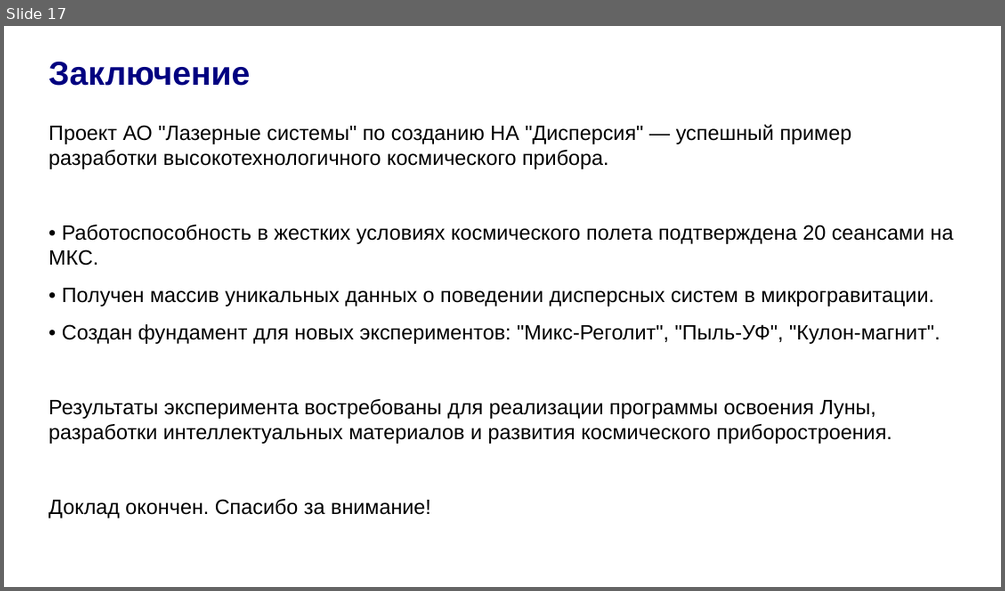
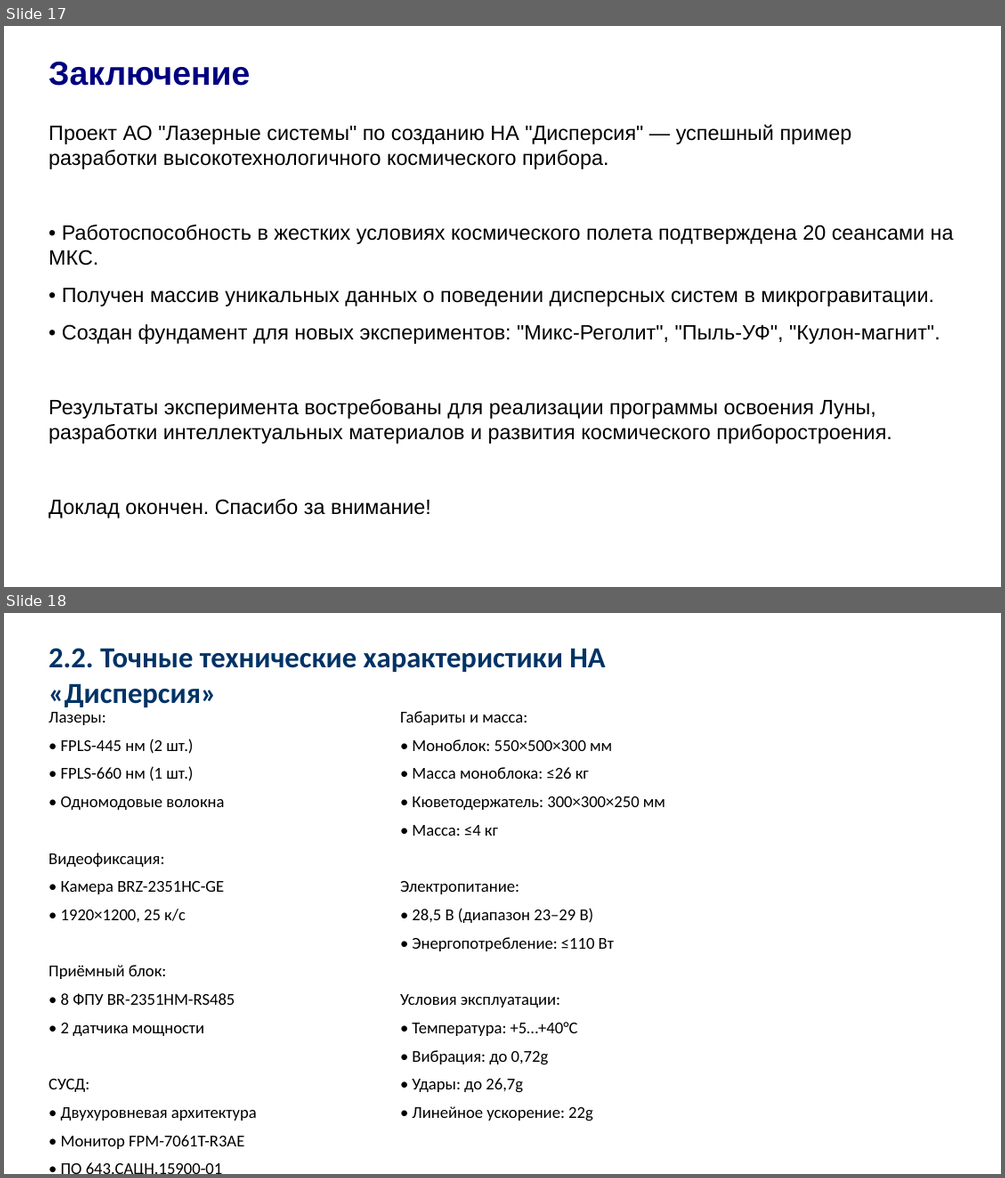
Before and after one commit to Evgeniy-makdak/Report_Project_Dispersion, a slide deck: Презентация_Дисперсия_Волков_Евгений.pptx. Shown one above the other, each under a label of ours: slide 17 before the commit, slides 17 and 18 after it. The pictures are 1005x591 and 1005x1178 pixels, drawn with LibreOffice and Linux fonts; fonts in the diff are those of the drawing. Boxes give left, top, right and bottom in pixels: in the first picture for what was removed or moved away, otherwise in the second. Text is boxed around its words. In the diff, an @@ line names an element or a change of style, - is before the commit and + after.

Commit message:
Дополнил доклад и презентацию: добавлены детали из исходных материалов (Микс-Реголит, Пыль-УФ, предыстория исследований, технические характеристики). Доклад переписан в стиле Фейнмана — живой разговорный язык без технических номеров. Презентация расширена с 17 до 29 слайдов с изображениями.

```diff
--- a/Презентация_Дисперсия_Волков_Евгений.pptx
+++ b/Презентация_Дисперсия_Волков_Евгений.pptx
@@ slide 18 added at bbox=[4, 613, 1001, 1174], background #FFFFFF @@
@@ text added at bbox=[48, 648, 605, 707], 28 pt, text #003366, bold @@
+2.2. Точные технические характеристики НА «Дисперсия»
@@ text added at bbox=[48, 712, 257, 1149], 16 pt, text #000000 @@
+Лазеры:
+• FPLS-445 нм (2 шт.)
+• FPLS-660 нм (1 шт.)
+• Одномодовые волокна
+Видеофиксация:
+• Камера BRZ-2351HC-GE
+• 1920×1200, 25 к/с
+Приёмный блок:
+• 8 ФПУ BR-2351HM-RS485
+• 2 датчика мощности
+СУСД:
+• Двухуровневая архитектура
+• Монитор FPM-7061T-R3AE
+• ПО 643.САЦН.15900-01
@@ text added at bbox=[400, 711, 665, 1121], 16 pt, text #000000 @@
+Габариты и масса:
+• Моноблок: 550×500×300 мм
+• Масса моноблока: ≤26 кг
+• Кюветодержатель: 300×300×250 мм
+• Масса: ≤4 кг
+Электропитание:
+• 28,5 В (диапазон 23–29 В)
+• Энергопотребление: ≤110 Вт
+Условия эксплуатации:
+• Температура: +5…+40°C
+• Вибрация: до 0,72g
+• Удары: до 26,7g
+• Линейное ускорение: 22g
```
Also in this commit, not shown: 11 other slides added, 1 other file.
